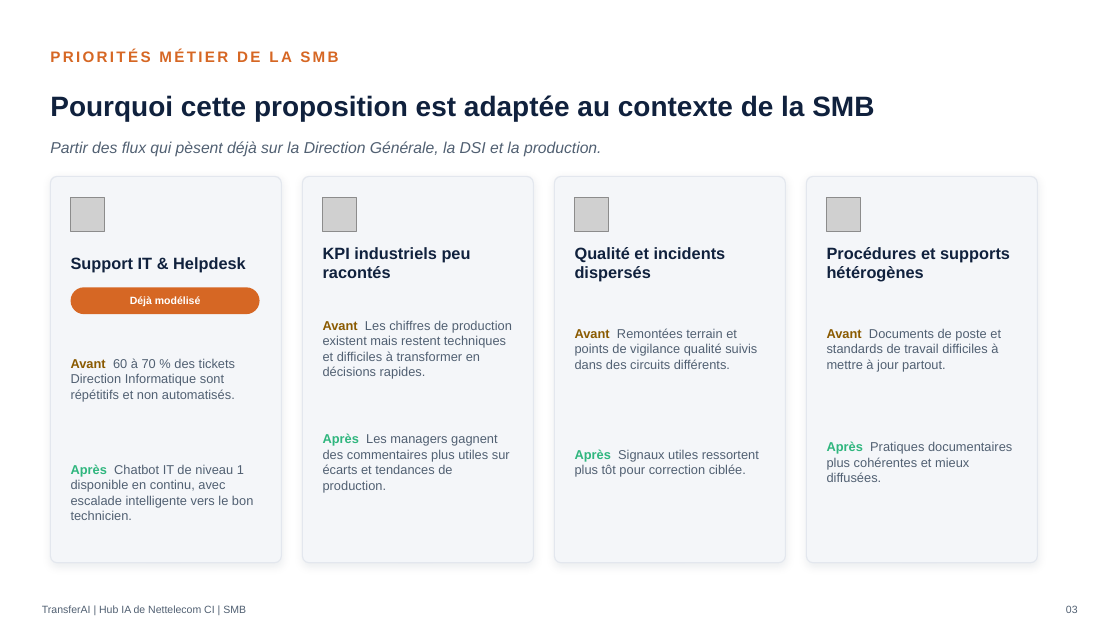
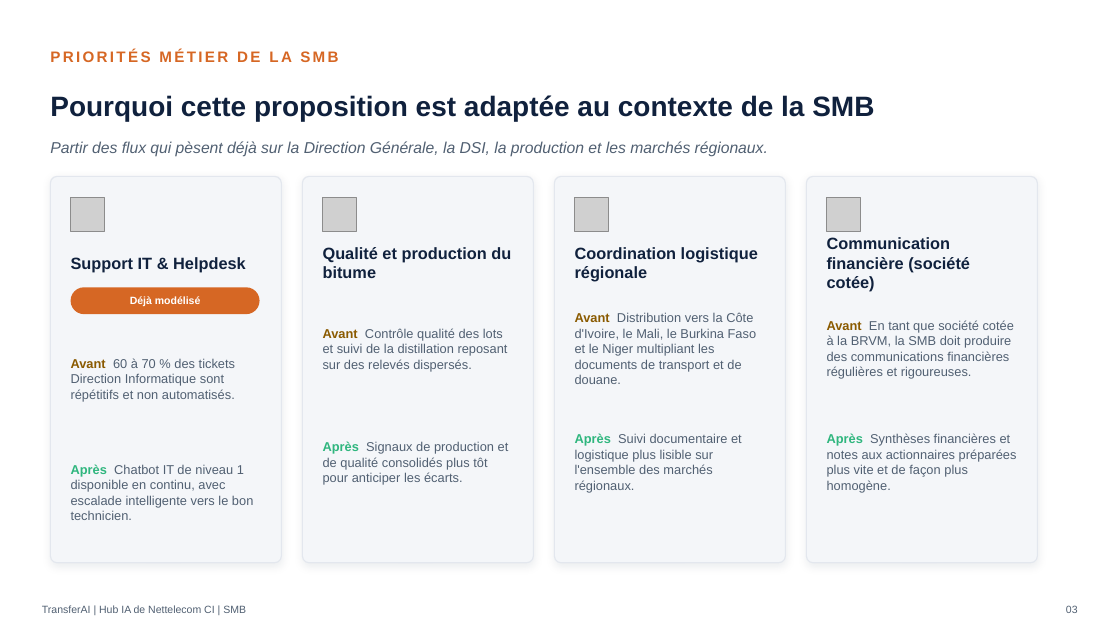
Before and after one commit to mayoro1972/connect-ia-bloom, a slide deck: slide 3 of docs/transferai-prospection/packs-entreprises-cibles-2026-07/SMB/Deck_SMB_2026-07-07.pptx. Drawn at 1120x630 pixels with LibreOffice and Linux fonts; fonts in the diff are those of the drawing; grey boxes stand for pictures. Boxes give left, top, right and bottom in pixels: in the first picture for what was removed or moved away, otherwise in the second. Text is boxed around its words. In the diff, an @@ line names an element or a change of style, - is before the commit and + after.

```diff
--- a/docs/transferai-prospection/packs-entreprises-cibles-2026-07/SMB/Deck_SMB_2026-07-07.pptx
+++ b/docs/transferai-prospection/packs-entreprises-cibles-2026-07/SMB/Deck_SMB_2026-07-07.pptx
@@ text at [50,141,768,157]: text changed @@
-Partir des flux qui pèsent déjà sur la Direction Générale, la DSI et la production.
+Partir des flux qui pèsent déjà sur la Direction Générale, la DSI, la production et les marchés régionaux.
@@ text at [827,237,970,292]: text changed @@
-Procédures et supports hétérogènes
+Communication financière (société cotée)
@@ text at [323,247,511,278]: text changed @@
-KPI industriels peu racontés
+Qualité et production du bitume
@@ text at [575,247,758,282]: text changed @@
-Qualité et incidents dispersés
+Coordination logistique régionale
@@ text at [323,328,508,371]: text changed @@
-Avant Les chiffres de production existent mais restent techniques et difficiles à transformer en décisions rapides.
+Avant Contrôle qualité des lots et suivi de la distillation reposant sur des relevés dispersés.
@@ text at [575,312,757,384]: text changed @@
-Avant Remontées terrain et points de vigilance qualité suivis dans des circuits différents.
+Avant Distribution vers la Côte d'Ivoire, le Mali, le Burkina Faso et le Niger multipliant les documents de transport et de douane.
@@ text at [827,320,1014,379]: text changed @@
-Avant Documents de poste et standards de travail difficiles à mettre à jour partout.
+Avant En tant que société cotée à la BRVM, la SMB doit produire des communications financières régulières et rigoureuses.
@@ text at [323,441,509,485]: text changed @@
-Après Les managers gagnent des commentaires plus utiles sur écarts et tendances de production.
+Après Signaux de production et de qualité consolidés plus tôt pour anticiper les écarts.
@@ text at [575,433,742,493]: text changed @@
-Après Signaux utiles ressortent plus tôt pour correction ciblée.
+Après Suivi documentaire et logistique plus lisible sur l'ensemble des marchés régionaux.
@@ text at [827,433,1017,493]: text changed @@
-Après Pratiques documentaires plus cohérentes et mieux diffusées.
+Après Synthèses financières et notes aux actionnaires préparées plus vite et de façon plus homogène.
```
Also in this commit, not shown: 9 other slides changed, 31 other files.
